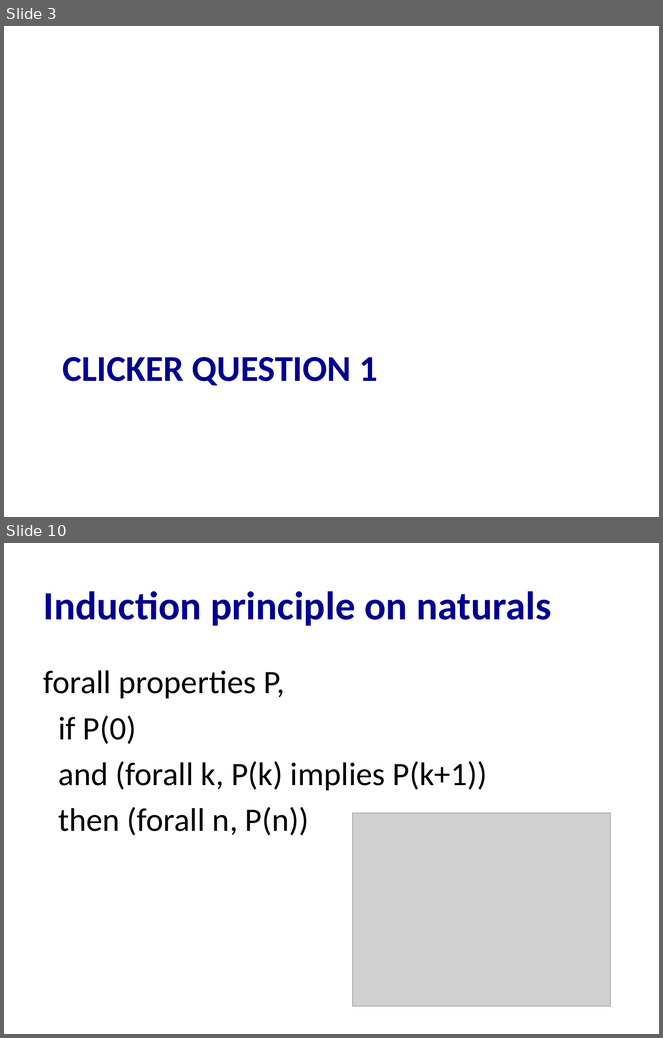
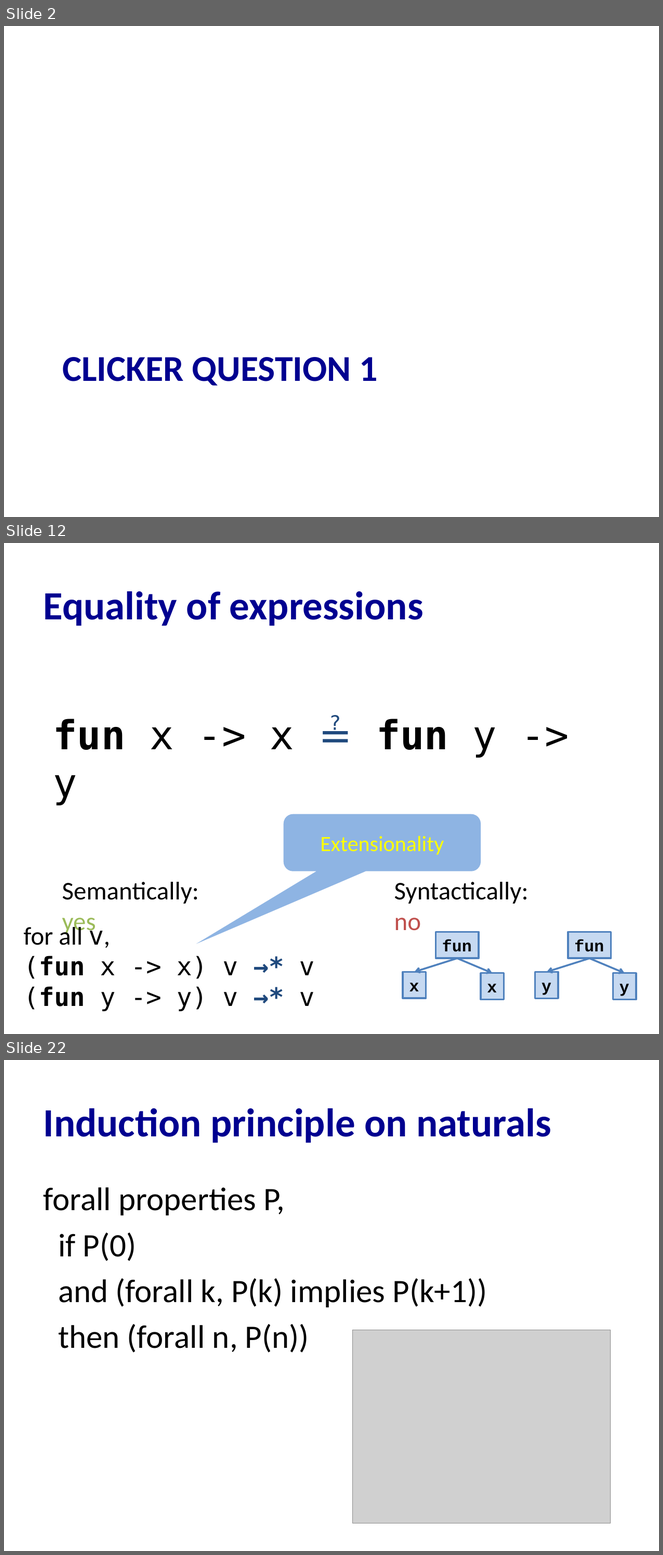
Before and after one commit to cs3110/materials-2019fa, a slide deck: 20-proofs/lec.pptx. Shown one above the other, each under a label of ours: slides 3 and 10 before the commit, slides 2, 12 and 22 after it; the slides between them are not shown. The pictures are 663x1038 and 663x1555 pixels, drawn with LibreOffice and Linux fonts; fonts in the diff are those of the drawing; grey boxes stand for pictures. Boxes give left, top, right and bottom in pixels: in the first picture for what was removed or moved away, otherwise in the second. Text is boxed around its words. In the diff, an @@ line names an element or a change of style, - is before the commit and + after.

```diff
--- a/20-proofs/lec.pptx
+++ b/20-proofs/lec.pptx
@@ slide 12 added at (x1=4, y1=543, x2=659, y2=1034), background #FFFFFF @@
@@ title added at (x1=44, y1=591, x2=424, y2=626), 44 pt, text #000090, bold @@
+Equality of expressions
@@ text added at (x1=53, y1=719, x2=497, y2=806), 44 pt, text #000000 @@
+fun x -> x ≟ fun y -> y
@@ rounded speech box added at (x1=284, y1=814, x2=481, y2=871), fill #8EB4E3, 24 pt, text #FFFF00 @@
+Extensionality
@@ text added at (x1=62, y1=882, x2=199, y2=937), 28 pt, text #000000 @@
+Semantically: yes
@@ text added at (x1=395, y1=882, x2=529, y2=931), 28 pt, text #000000 @@
+Syntactically: no
@@ text added at (x1=24, y1=924, x2=315, y2=1012), 28 pt, text #000000 @@
+for all v,
+(fun x -> x) v →* v
+(fun y -> y) v →* v
@@ group added at (x1=403, y1=932, x2=504, y2=1000): 3 rectangles, 2 arrows @@
+x
+fun
+x
@@ group added at (x1=535, y1=932, x2=636, y2=1000): 3 rectangles, 2 arrows @@
+y
+fun
+y
@@ what was slide 3 is now slide 2 @@
@@ what was slide 10 is now slide 22 @@
```
Also in this commit, not shown: 4 slides changed, 27 other slides added, 16 slides removed, 1 other file.
